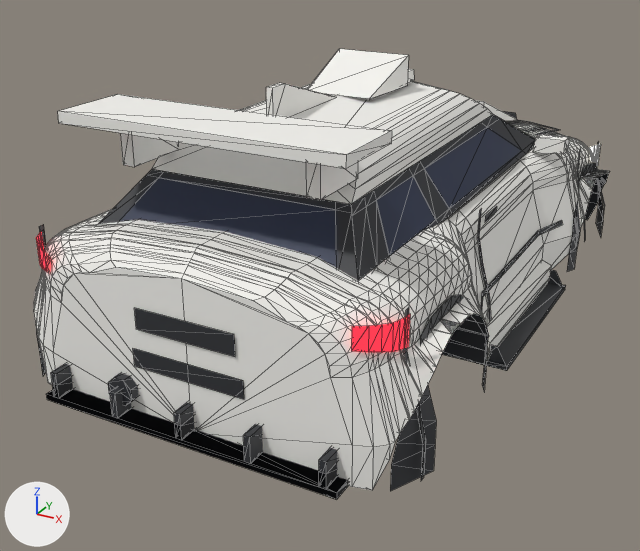
The glTF model assets/meshes/lynx/Lynx.glb, before and after one commit.
Both versions are drawn from a camera (50 mm lens) standing at (6.51, -13.78, 5.46) and looking at (-0.53, -0.99, -0.93). Lighting does not change. The marker at lower left points along +X, +Y and +Z. The picture after the commit comes second. Mesh edges are drawn as thin lines.

In view in the first picture: 'BumperRear', 'Door_FR', 'Fender_RR', 'Opt_Diffuser_Race_AccDiffuserRace', 'Opt_Diffuser_Road_AccDiffuser', 'Opt_Roof_Scoop_AccRoofScoop', 'Opt_Wing_Rally_WingBlade', 'Pillars', 'RearWindow', 'Roof', 'Trunk', 'Window_FR' and 32 more.
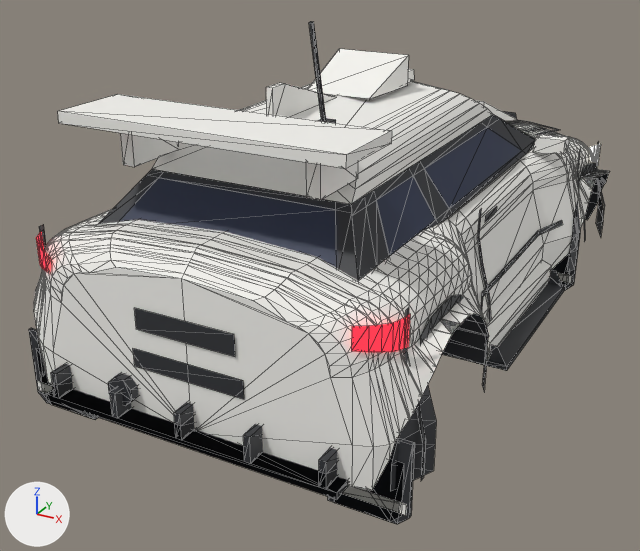
Diff of the bpy script that builds the scene:
```diff
--- a/assets/meshes/lynx/Lynx.glb.py
+++ b/assets/meshes/lynx/Lynx.glb.py
@@ me_opt_roof_antenna_accantenna @@
+me_opt_roof_antenna_accantenna.from_pydata(...)  # 16 vertices, 24 faces; spans x 0.512..0.712, y -3.325..-2.78, z 2.346..3.829
+me_opt_roof_antenna_accantenna.materials.append(mat_trim)  # dark grey #2f3035
@@ me_opt_mudflaps_rally_accmudflapsband @@
+me_opt_mudflaps_rally_accmudflapsband.from_pydata(...)  # a box spanning x 2.14..3.02, y 2.7..2.8, z -1.75..-1.59; a box spanning x -3.02..-2.14, y 2.7..2.8, z -1.75..-1.59; a box spanning x 2.14..3.02, y -5.4..-5.3, z -1.75..-1.59; a box spanning x -3.02..-2.14, y -5.4..-5.3, z -1.75..-1.59
+me_opt_mudflaps_rally_accmudflapsband.materials.append(mat_body)  # white #f7f6f1
@@ me_opt_mudflaps_rally_accmudflaps @@
+me_opt_mudflaps_rally_accmudflaps.from_pydata(...)  # 40 vertices, 64 faces; spans x -3.06..3.06, y -5.38..2.78, z -1.95..-1.0
+me_opt_mudflaps_rally_accmudflaps.materials.append(mat_trim)  # dark grey #2f3035
@@ me_opt_mudflaps_long_accmudflapslongband @@
+me_opt_mudflaps_long_accmudflapslongband.from_pydata(...)  # a box spanning x 2.04..3.12, y 2.7..2.8, z -1.75..-1.59; a box spanning x -3.12..-2.04, y 2.7..2.8, z -1.75..-1.59; a box spanning x 2.04..3.12, y -5.4..-5.3, z -1.75..-1.59; a box spanning x -3.12..-2.04, y -5.4..-5.3, z -1.75..-1.59
+me_opt_mudflaps_long_accmudflapslongband.materials.append(mat_body)  # white #f7f6f1
@@ me_opt_mudflaps_long_accmudflapslong @@
+me_opt_mudflaps_long_accmudflapslong.from_pydata(...)  # 40 vertices, 64 faces; spans x -3.16..3.16, y -5.38..2.78, z -1.95..-0.7
+me_opt_mudflaps_long_accmudflapslong.materials.append(mat_trim)  # dark grey #2f3035
@@ ob_opt_roof_antenna_accantenna @@
+ob_opt_roof_antenna_accantenna = bpy.data.objects.new('Opt_Roof_Antenna_AccAntenna', me_opt_roof_antenna_accantenna)
+ob_opt_roof_antenna_accantenna.location = (0.0, 0.0, 0.0)
@@ ob_opt_mudflaps_rally_accmudflapsband @@
+ob_opt_mudflaps_rally_accmudflapsband = bpy.data.objects.new('Opt_Mudflaps_Rally_AccMudflapsBand', me_opt_mudflaps_rally_accmudflapsband)
+ob_opt_mudflaps_rally_accmudflapsband.location = (0.0, 0.0, 0.0)
@@ ob_opt_mudflaps_rally_accmudflaps @@
+ob_opt_mudflaps_rally_accmudflaps = bpy.data.objects.new('Opt_Mudflaps_Rally_AccMudflaps', me_opt_mudflaps_rally_accmudflaps)
+ob_opt_mudflaps_rally_accmudflaps.location = (0.0, 0.0, 0.0)
@@ ob_opt_mudflaps_long_accmudflapslongband @@
+ob_opt_mudflaps_long_accmudflapslongband = bpy.data.objects.new('Opt_Mudflaps_Long_AccMudflapsLongBand', me_opt_mudflaps_long_accmudflapslongband)
+ob_opt_mudflaps_long_accmudflapslongband.location = (0.0, 0.0, 0.0)
@@ ob_opt_mudflaps_long_accmudflapslong @@
+ob_opt_mudflaps_long_accmudflapslong = bpy.data.objects.new('Opt_Mudflaps_Long_AccMudflapsLong', me_opt_mudflaps_long_accmudflapslong)
+ob_opt_mudflaps_long_accmudflapslong.location = (0.0, 0.0, 0.0)
```

Where the change shows, as pixel boxes [x1, y1, x2, y2] in the pictures (640 x 551 px):
'Opt_Mudflaps_Long_AccMudflapsLong', added
    after: [29, 237, 580, 524]
'Opt_Mudflaps_Rally_AccMudflaps', added
    after: [36, 254, 570, 522]
'Opt_Roof_Antenna_AccAntenna', added
    after: [309, 21, 336, 123]
'Opt_Mudflaps_Rally_AccMudflapsBand', added (mostly hidden)
    after: [42, 273, 567, 513]
'Opt_Mudflaps_Long_AccMudflapsLongBand', added (mostly hidden)
    after: [37, 273, 572, 515]
